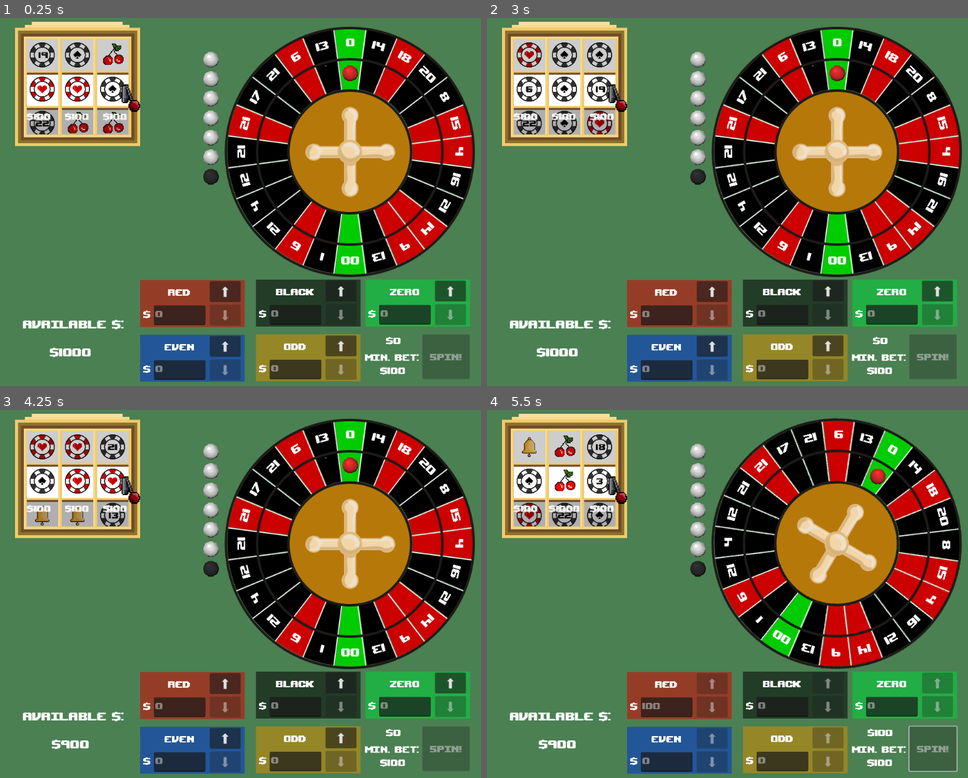
Above: before the commit, frames 1-4 (two rows, left to right).
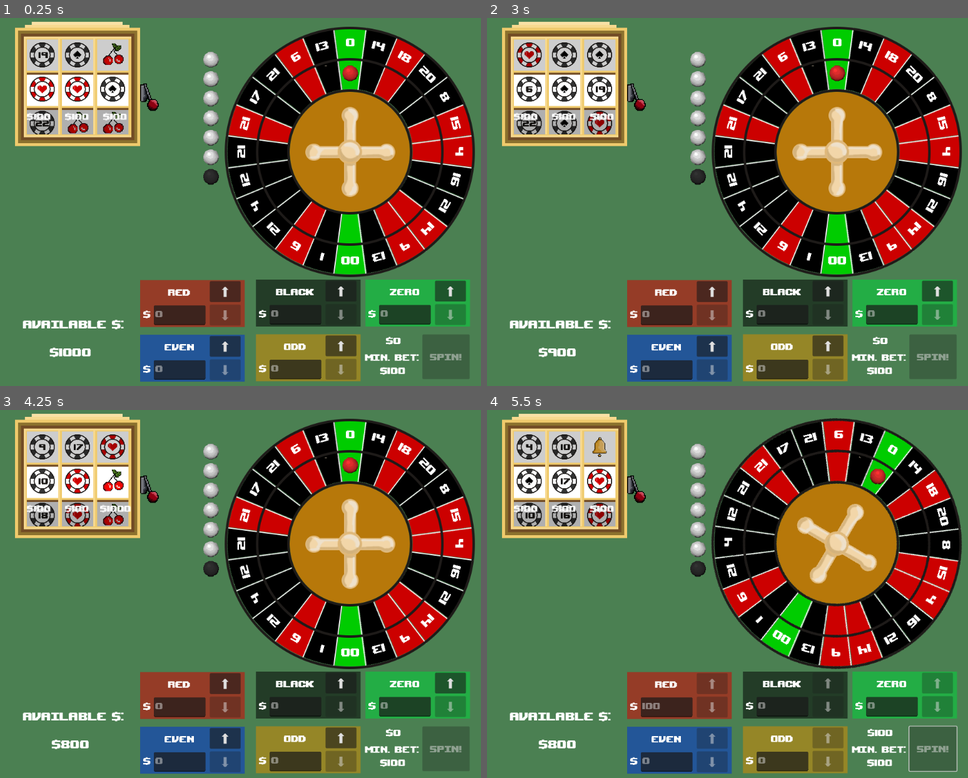
Above: after the commit, the same moments.

Repository: RossRKK/gmtk-game-jam-2025
Game: Godot game, scene res://scenes/roulette_scene.tscn
Two runs of this game, one before a commit and one after it. Both use one fixed random seed, a clock stepped at 60 frames per second and the inputs below. Sound files missing from this copy of the repository are replaced by a short silence.
Inputs (mouse positions are in pixels of both pictures, inside the frame that each line leads up to):
- Up to frame 1 (0.25 s): no input
- Up to frame 2 (3 s): click (530, 87) at 0.52 s; click (563, 87) at 1.27 s; click (597, 87) at 2.02 s; click (636, 84) at 2.77 s
- Up to frame 3 (4.25 s): click (149, 476) at 3.5 s
- Up to frame 4 (5.5 s): click "⬆" at 4.25 s; click "Spin!" at 5 s

The runs differ from the first frame. In frame 1, 0.3% of the frame differs, in the area x 25-34%, y 17-26%; in frame 2, 0.4%; in frame 3, 1.5%; in frame 4, 1.6%, in the area x 6-34%, y 6-93%.

Commit message:
Fixed arm bounding box

Diff:
--- a/scenes/slot_machine.tscn
+++ b/scenes/slot_machine.tscn
@@ -107,12 +107,11 @@
 
 [node name="Arm" type="TextureButton" parent="."]
 layout_mode = 2
-offset_left = 43.0
-offset_top = -32.0
-offset_right = 107.0
-offset_bottom = 32.0
+offset_left = 62.0
+offset_top = -33.0
+offset_right = 85.0
+offset_bottom = 31.0
 mouse_default_cursor_shape = 2
-disabled = true
 toggle_mode = true
 button_pressed = true
 action_mode = 0
--- /dev/null
+++ b/scripts/power_ups/power_up_ball.gd
@@ -0,0 +1,20 @@
+class_name PowerUpBall
+extends PowerUp
+
+var ball: RouletteBall
+
+static func make_with_ball(b: RouletteBall) -> PowerUpBall:
+	var power_up = PowerUpBall.new(b)
+	power_up.texture_normal = b.texture
+	power_up.scale.x = 0.2
+	power_up.scale.y = 0.2
+	return power_up
+
+func _init(b: RouletteBall) -> void:
+	super()
+	base_price = 1000.
+	ball = b
+
+
+func activate() -> void:
+	super.activate()
Not shown, added: scripts/power_ups/power_up_ball.gd.uid
